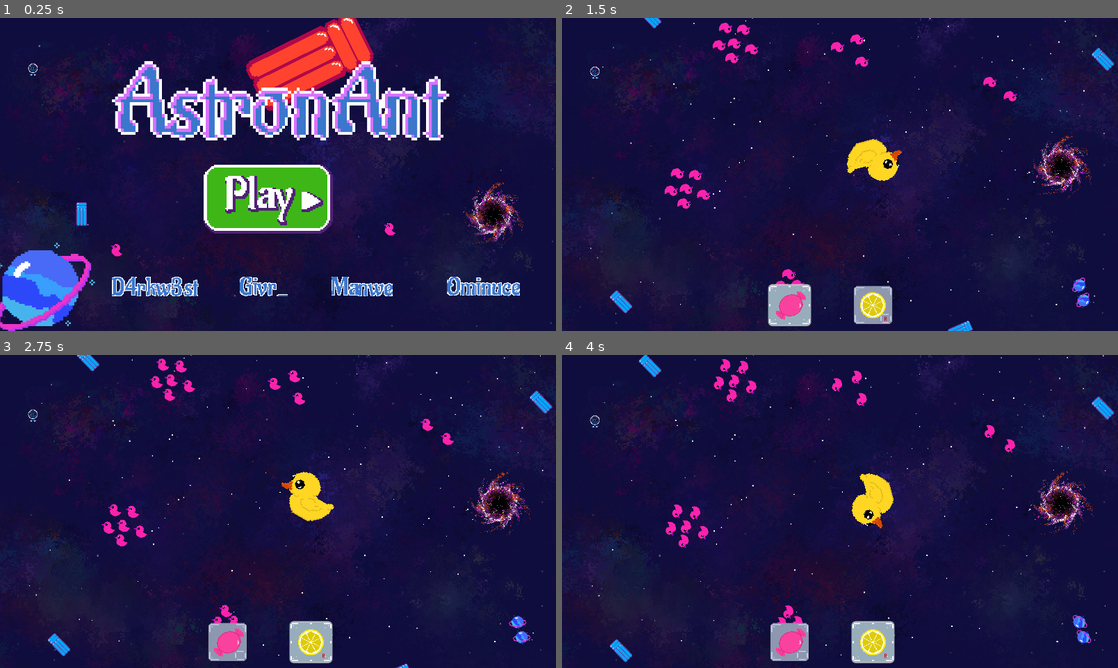
Above: before the commit, frames 1-4 (two rows, left to right).
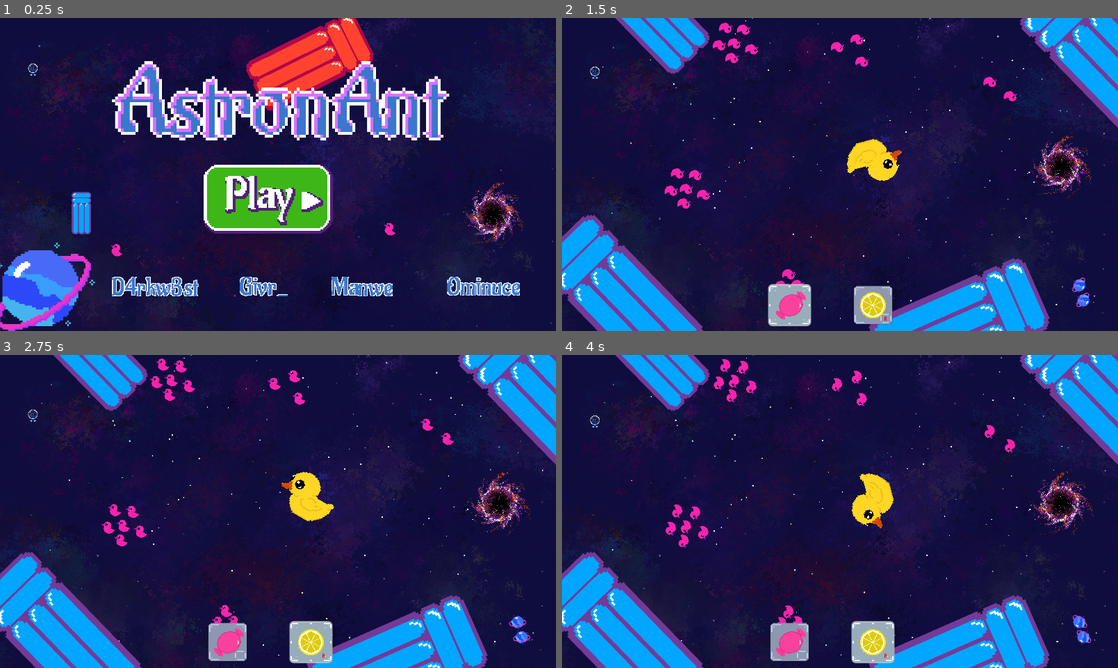
Above: after the commit, the same moments.

Repository: daalvehn/FourmiDab
Game: Godot game, scene res://Scene/level_0_Start.tscn
Two runs of this game, one before a commit and one after it. Both use one fixed random seed, a clock stepped at 60 frames per second and the inputs below.
Inputs (mouse positions are in pixels of both pictures, inside the frame that each line leads up to):
- Up to frame 1 (0.25 s): no input
- Up to frame 2 (1.5 s): click (828, 199) at 0.5 s; click "E" at 1.25 s
- Up to frame 3 (2.75 s): click "R" at 2 s
- Up to frame 4 (4 s): click "E" at 2.75 s; click "R" at 3.5 s

The runs differ from the first frame. In frame 1, 0.4% of the frame differs, in the area x 12-17%, y 55-70%; in frame 2, 15%; in frame 3, 15%; in frame 4, 15%, in the area x 0-100%, y 0-100%.

Commit message:
Change matelas parent node to staticBody2D

Diff:
--- a/Asset/Props/Matelas.tscn
+++ b/Asset/Props/Matelas.tscn
@@ -5,7 +5,7 @@
 [sub_resource type="RectangleShape2D" id="RectangleShape2D_mp1ta"]
 size = Vector2(16.7173, 39.0071)
 
-[node name="Matelas" type="RigidBody2D"]
+[node name="Matelas" type="StaticBody2D"]
 position = Vector2(0, -1)
 
 [node name="Sprite2D" type="Sprite2D" parent="."]
@@ -13,7 +13,7 @@
 texture = ExtResource("1_jdeh7")
 
 [node name="CollisionShape2D" type="CollisionShape2D" parent="."]
-position = Vector2(-5.96046e-08, 7.10543e-15)
+position = Vector2(-5.96046e-08, 0)
 scale = Vector2(1.974, 1.974)
 shape = SubResource("RectangleShape2D_mp1ta")
 one_way_collision_margin = 0.0
